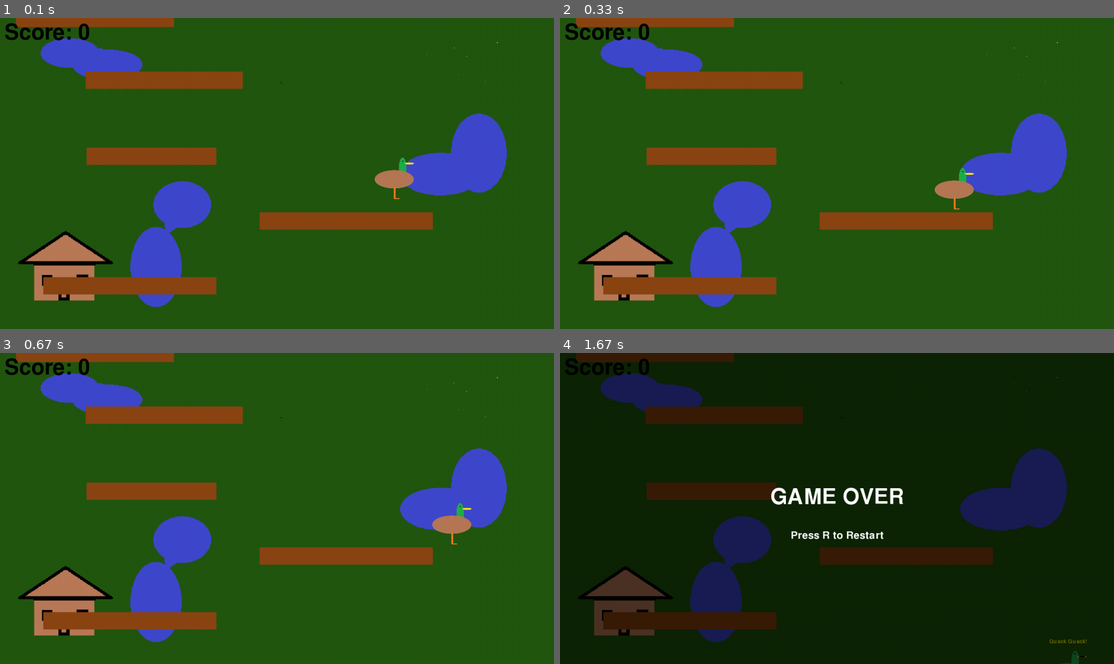
Above: before the commit, frames 1-4 (two rows, left to right).
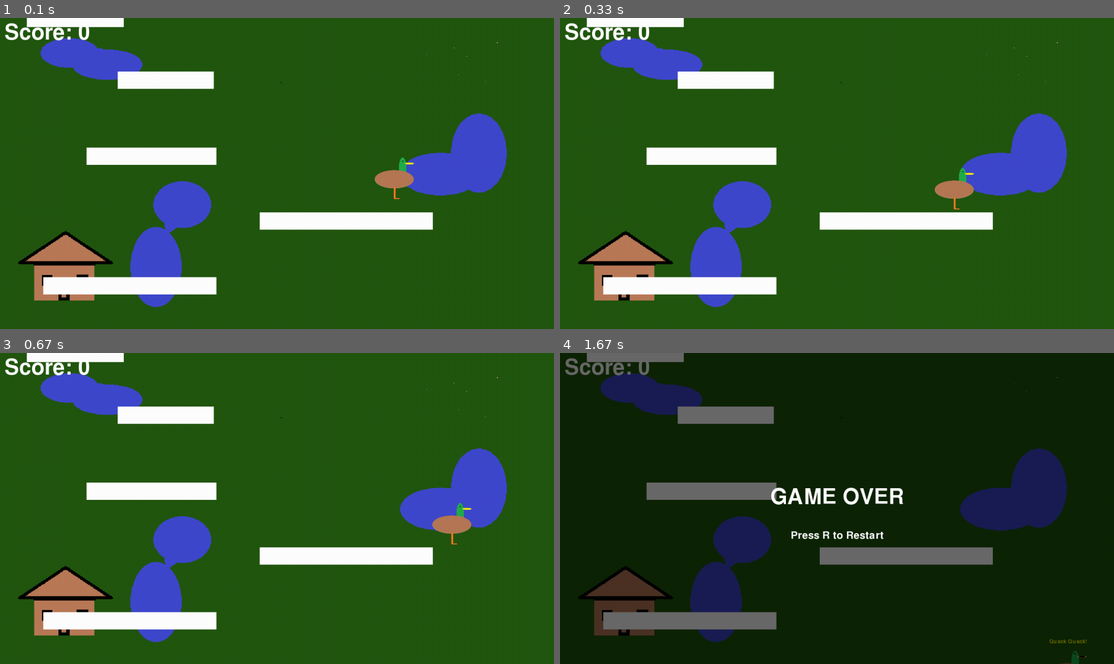
Above: after the commit, the same moments.

Repository: duckguy1208/tie-and-jon-pygame
Game: pygame game, started from main.py
Two runs of this game, one before a commit and one after it. Both use one fixed random seed, a clock stepped at 60 frames per second and the inputs below.
Inputs:
- Up to frame 1 (0.1 s): no input
- Up to frame 2 (0.33 s): no input
- Up to frame 3 (0.67 s): hold Right from 0.33 s (still down)
- Up to frame 4 (1.67 s): release Right at 0.8 s; hold Up 0.83-1.13 s; tap Space at 0.9, 1.23, 1.53 s; hold Right 1.17-1.63 s

The runs differ from the first frame. In frame 1, 7.8% of the frame differs, in the area x 0-79%, y 0-89%; in frame 2, 7.8%; in frame 3, 7.8%; in frame 4, 7.6%.

Commit message:
made the platforms and score text white instead of grey and brown, respectively.

Diff:
--- a/main.py
+++ b/main.py
@@ -2,6 +2,7 @@
 import random
 from duck import Duck
 from object import Platform
+from utils import clamp_platform_distance
 
 pygame.init()
 
@@ -11,6 +12,8 @@
 
 clock = pygame.time.Clock()
 
+
+
 def generate_platform(prev_platform):
     # Max vertical gap should be less than the duck's max jump height (~213 pixels)
     max_dy = 180
@@ -18,11 +21,12 @@
     dy = random.randint(min_dy, max_dy)
     y_pos = prev_platform.rect.y - dy
 
-    width = random.randint(200, 400)
-
+    width = random.randint(100, 250)
     # Based on dy=180, duck can travel ~290 pixels horizontally during the jump.
     # We'll use a slightly more conservative max_dx to ensure it's comfortably reachable.
-    max_dx = 250
+    max_dx_init = 250 + int(prev_platform.rect.y / 100)
+    max_dx = clamp_platform_distance(max_dx_init)
+    print(max_dx)
 
     # The new platform should be placed such that it's reachable from the previous one.
     # The closest point of the new platform must be within max_dx of the previous platform.
@@ -145,7 +149,7 @@
         duck.draw(camera_y)
 
         # Draw score
-        score_text = font.render(f"Score: {score}", True, (0, 0, 0))
+        score_text = font.render(f"Score: {score}", True, (255, 255, 255))
         screen.blit(score_text, (10, 10))
 
         if game_over or won:
--- a/object.py
+++ b/object.py
@@ -140,7 +140,7 @@
 class Platform:
     def __init__(self, x, y, width, height):
         self.rect = pygame.Rect(x, y, width, height)
-        self.color = (139, 69, 19) # Brown color
+        self.color = (255, 255, 255) # White color
 
     def draw(self, surface, camera_y=0):
         draw_rect = self.rect.copy()
--- /dev/null
+++ b/utils.py
@@ -0,0 +1,5 @@
+def clamp(n, min_val, max_val):
+    return max(min(n, max_val), min_val)
+
+def clamp_platform_distance(n):
+    return clamp(n, 0, 290)
